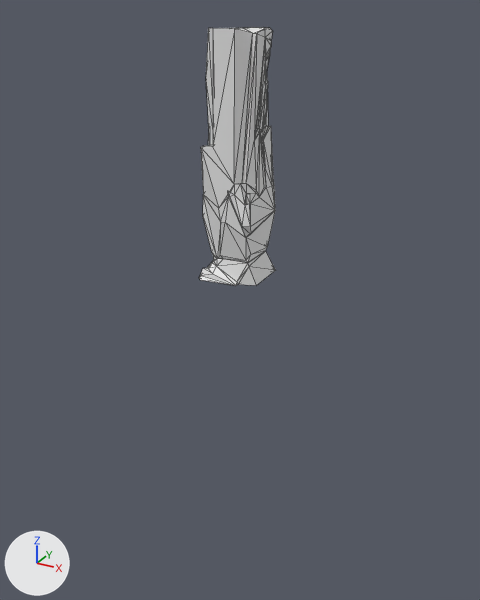
The FBX model Assets/Art/Meshes/Rocks/Rock3.fbx, before and after one commit.
The view is the same before and after, from a 50 mm camera at (26.9, -49.6, 22.2) aimed at (-1.5, 1.9, -3.5). The lights are fixed; the arrows at lower left show +X, +Y and +Z. Mesh edges are drawn as thin lines. Where no turn or scale is listed for an object, it has been applied to the vertices.

Before the edit, the objects in view are built like this:
```python
me_mesh = bpy.data.meshes.new('Mesh')
me_mesh.from_pydata(...)  # 179 vertices, 354 faces; spans x -3.7..2.1, y -3.0..3.7, z 0.0..20.8
ob_rock3 = bpy.data.objects.new('Rock3', me_mesh)
ob_rock3.location = (0.0, 0.0, 0.0)
```
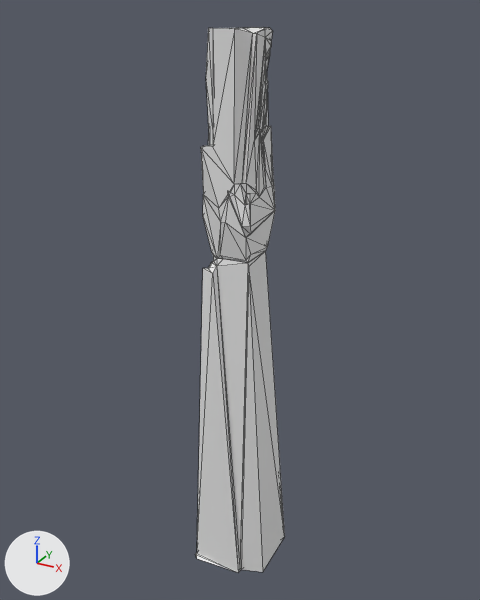
Pixel boxes (x1, y1, x2, y2) of what changed, in the pictures (480 x 600 px; the box of a moved part takes in the faces that stretch with it):
'Rock3', reshaped (17% wider, 110% taller)
    before: (199, 27, 276, 286)
    after: (195, 27, 285, 572)
part 1 of me_mesh, moved or reshaped
    before: (199, 251, 276, 286)
    after: (195, 251, 285, 572)

The change, as a list of edits to the scene's bpy script:
```text
Change me_mesh:
    where me_mesh.from_pydata(...)  # 179 vertices, 354 faces; spans x -3.7..2.1, y -3.0..3.7, z 0.0..20.8
    used by ob_rock3; location = (0.0, 0.0, 0.0)
    me_mesh part 1: all 9 vertices in x -3.7..2.1, y -3.0..3.7, z 0.0..0.3 are scaled about their middle by (1.42, 1.42, 1), then moved by (0.0, 0.7, -32.5)
```
